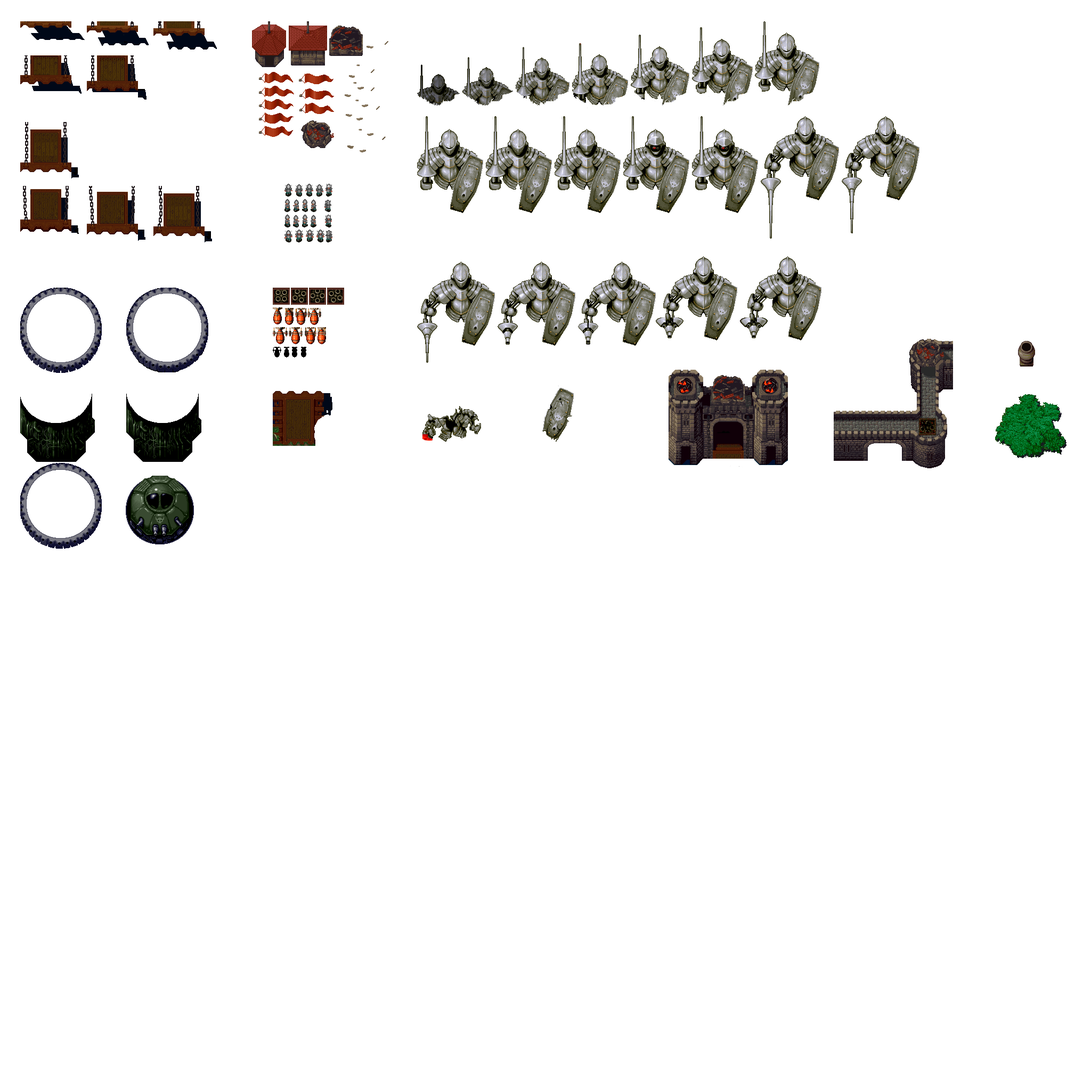
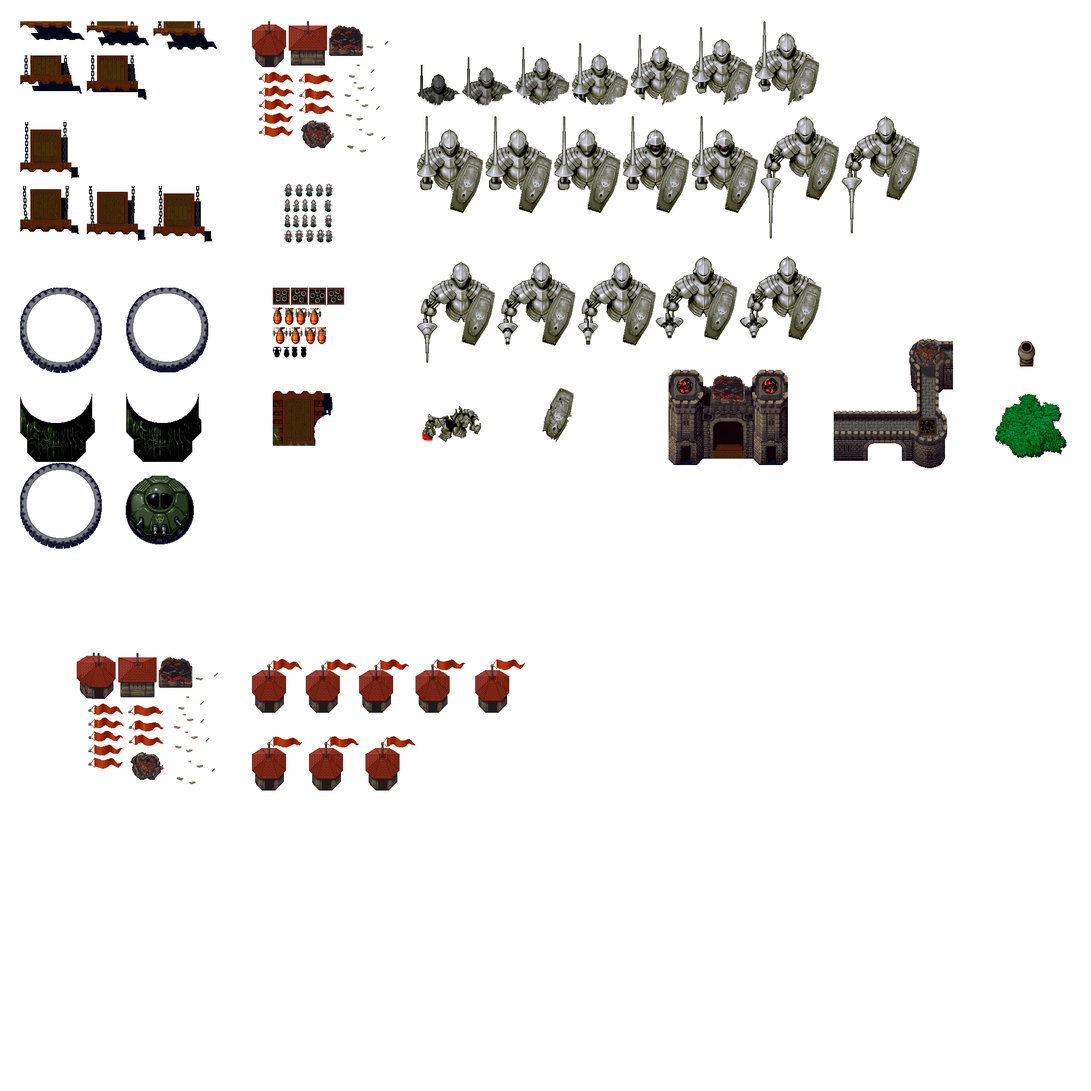
Comparing the layer stacks of the two w=1091, h=1091 images. Changes:
added layer "Casa 8" above "Casa 7" over [365, 736, 416, 791]
added layer "Casa 7" above "Casa 6" over [309, 736, 360, 791]
added layer "Casa 6" above "Casa 5" over [252, 737, 303, 791]
renamed "Capa 12" to "Casa 5", moved it above "Casa 4", painted on it over [475, 659, 525, 714]
renamed "Capa 8" to "Casa 4", moved it above "Casa 3", painted on it over [272, 659, 466, 714]
renamed "Capa 7" to "Casa 3", painted on it over [272, 659, 410, 714]
renamed "Capa 6" to "Casa 2", painted on it over [284, 659, 357, 714]
renamed "Capa 3" to "Casa 1", painted on it over [76, 652, 302, 714]
added layer "Capa 1" above "Casa base" over [81, 653, 218, 785]
renamed "Capa 5" to "Casa base", moved it below "Capa 1", painted on it over [76, 652, 525, 699]
